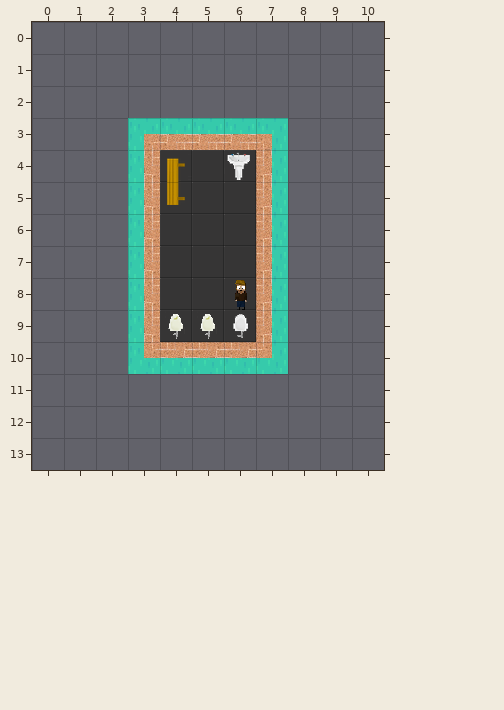
Tiled map -- assets/tiles/lvl_1.tmx. Above, as it was before the edit.
Cells are 32x32 px. Shown: x 0..10, y 0..13. The old version is drawn lined up with the new one.
The result:
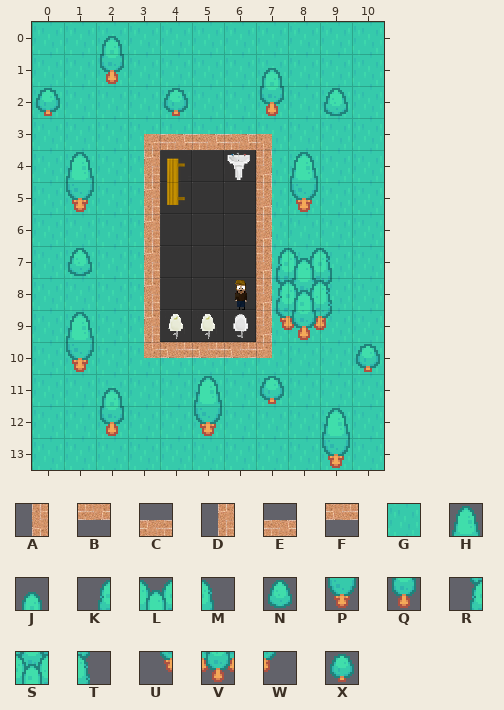
Key: from "orange_wall_half": A 0 flipped left-right, B 0 flipped on the diagonal, C 0 flipped on the other diagonal, D 0 turned 180, E 0 turned 270, F 0 turned 90; from "outer": G 10, H 30, J 31, K 32, L 33, M 34, N 35, P 39, Q 40, R 41, S 42, T 43, U 50, V 51, W 52, X 53.
_ is an empty cell.
Tiles replaced or removed in this view: A, B, C.
Tiles of an added or newly shown layer are drawn over the layers below it.
Changes in this commit:
Changed rows in their new state; . is an unchanged cell.
map size 5x8 -> 11x14 cells (old content now starts at 3,3; both pictures use the new coordinates)
Layer "Background":
first column x 0:
 0 GGGGGGGGGGG
 1 GGGGGGGGGGG
 2 GGGGGGGGGGG
 3 GGG.....GGG
 4 GGG.....GGG
 5 GGG.....GGG
 6 GGG.....GGG
 7 GGG.....GGG
 8 GGG......GG
 9 GGG.....GGG
10 GGG.....GGG
11 GGGGGGGGGGG
12 GGGGGGGGGGG
13 GGGGGGGGGGG
Layer "Decorations" (added):
first column x 0:
 0 ..J........
 1 ..Q....J...
 2 X...X..Q.N.
 4 .H......H..
 5 .P......P..
 7 .N.....KLM.
 8 .......RST.
 9 .H.....UVW.
10 .P........X
11 ..J..H.X...
12 ..Q..P...H.
13 .........P.
Layer "Walls":
first column x 3:
 3 .EEE
 4 D...
 5 D...
 6 D...
 7 D...
 8 D...
 9 D...
10 .FFF
Changed places in both pictures, as pixel boxes (x1, y1, x2, y2):
changed: (32, 22, 384, 470)
